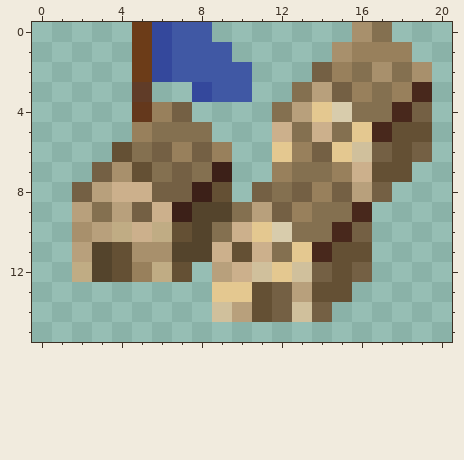
File history of a pixel-art sprite, Colonization/ReadFile/Images/Icons/03.png. That is the earlier state.
The file is 21x16 pixels. Colours within 5 levels of each other are drawn and written as one.
New version:
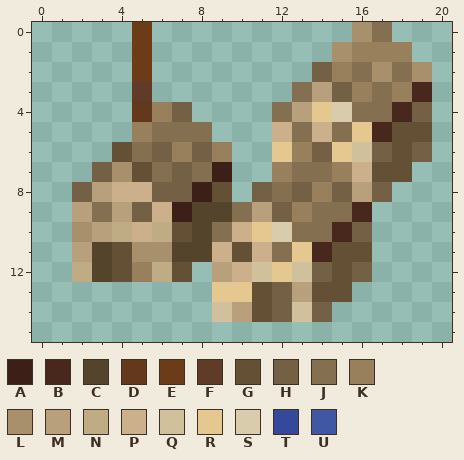
Palette (. is transparent): A #3c2018  B #48281c  C #54442c  D #64381c  E #6c3c18  F #603c28  G #645034  H #746044  J #847050  K #98805c  L #a8906c  M #b8a07c  N #c0ac84  P #ccb08c  Q #d0c09c  R #e4c890  S #d8ccac  T #34489c  U #4058a4
What changed:
Changed rows in their new state; - is an unchanged pixel.
first column x 6:
 0 ...--
 1 ....-
 2 .....
 3 --...
